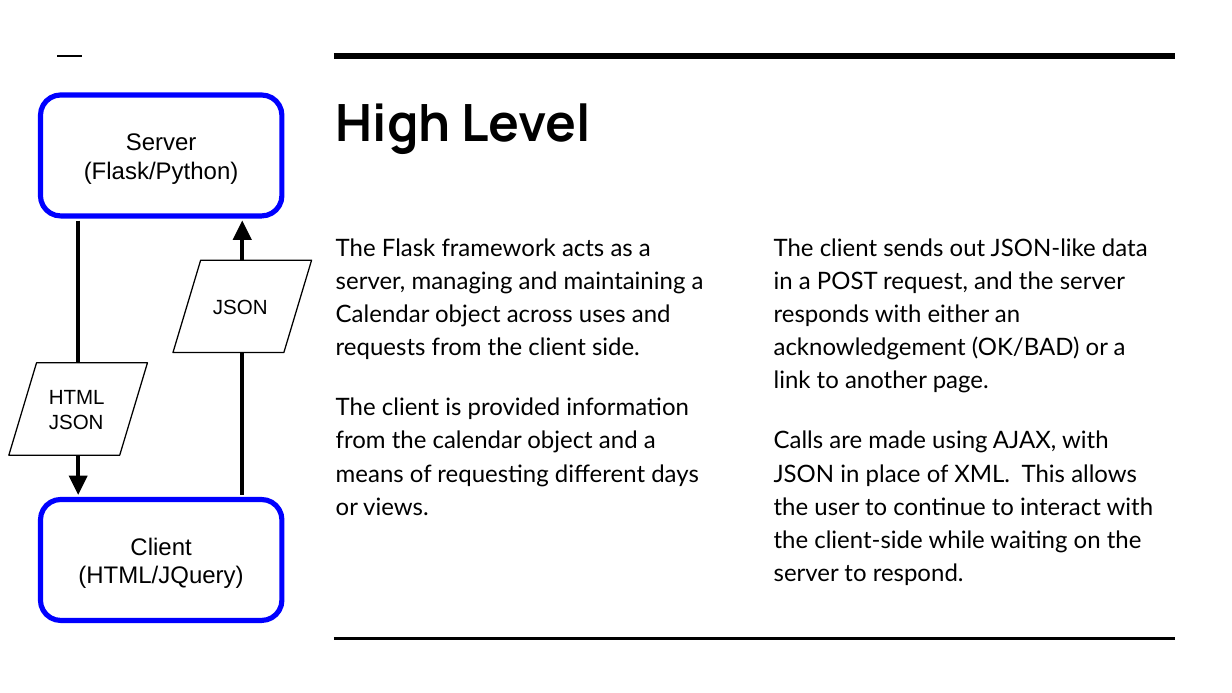
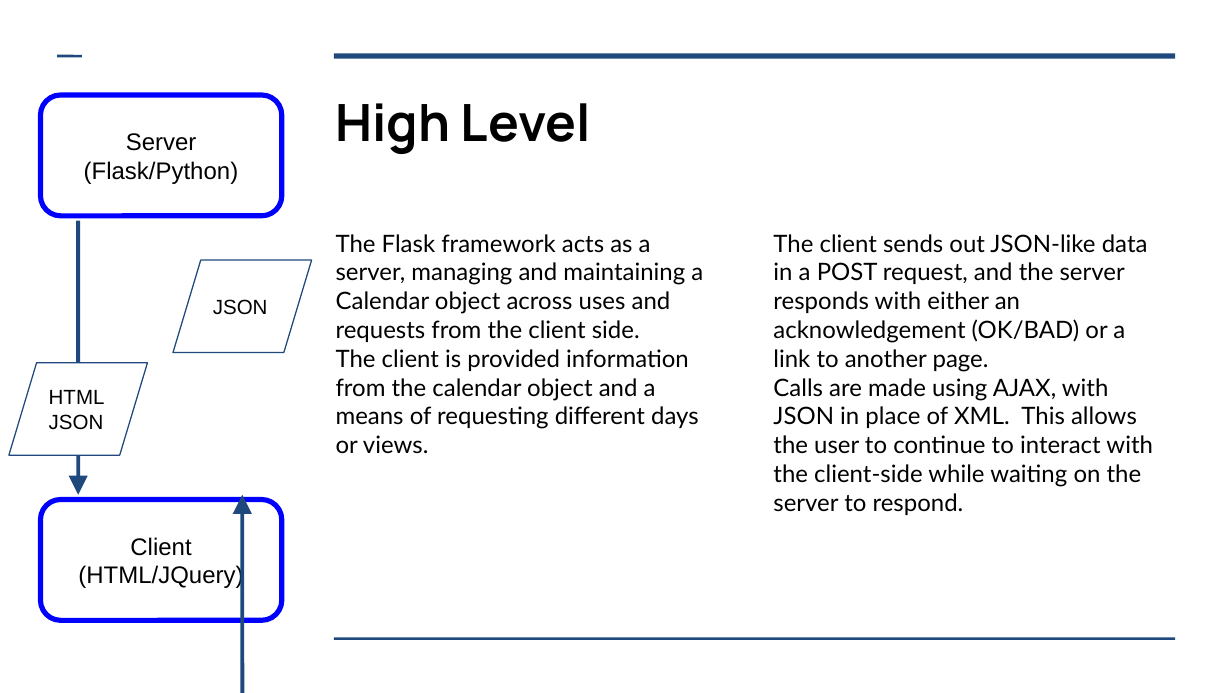
Before and after one commit to SLongofono/448_Project1, a slide deck: slide 3 of 448_Project1_Present.pptx. Drawn at 1232x693 pixels with LibreOffice and Linux fonts; fonts in the diff are those of the drawing. Boxes give left, top, right and bottom in pixels: in the first picture for what was removed or moved away, otherwise in the second. Text is boxed around its words. In the diff, an @@ line names an element or a change of style, - is before the commit and + after.

```diff
--- a/448_Project1_Present.pptx
+++ b/448_Project1_Present.pptx
@@ freeform shape added at [57,55,81,55], outline #1F497D 1.5 pt @@
@@ line removed from (58, 55) to (83, 55) @@
@@ line removed from (334, 55) to (1175, 55) @@
@@ freeform shape added at [334,55,1175,55], outline #1F497D 3 pt @@
@@ arrow removed from (78, 221) to (78, 495) @@
@@ freeform shape added at [78,221,78,494], outline #1F497D 2.24 pt @@
@@ arrow removed from (243, 495) to (243, 221) @@
@@ text "The Flask framework acts as ..." at [336,234,703,453]: line spacing 1.15 to 1; less space between paragraphs @@
@@ text "The client sends out JSON-like ..." at [773,234,1153,515]: line spacing 1.15 to 1; less space between paragraphs @@
@@ flow chart input output "JSON" at [172,260,310,352]: outline #000000 0.75 pt to #1F497D 0.74 pt @@
@@ flow chart input output "HTML" at [9,363,147,456]: outline #000000 0.75 pt to #1F497D 0.74 pt @@
@@ freeform shape added at [243,495,243,693], outline #1F497D 2.24 pt @@
@@ line removed from (334, 638) to (1175, 638) @@
@@ freeform shape added at [334,638,1175,638], outline #1F497D 1.5 pt @@
```
Also in this commit, not shown: 11 other slides changed.
